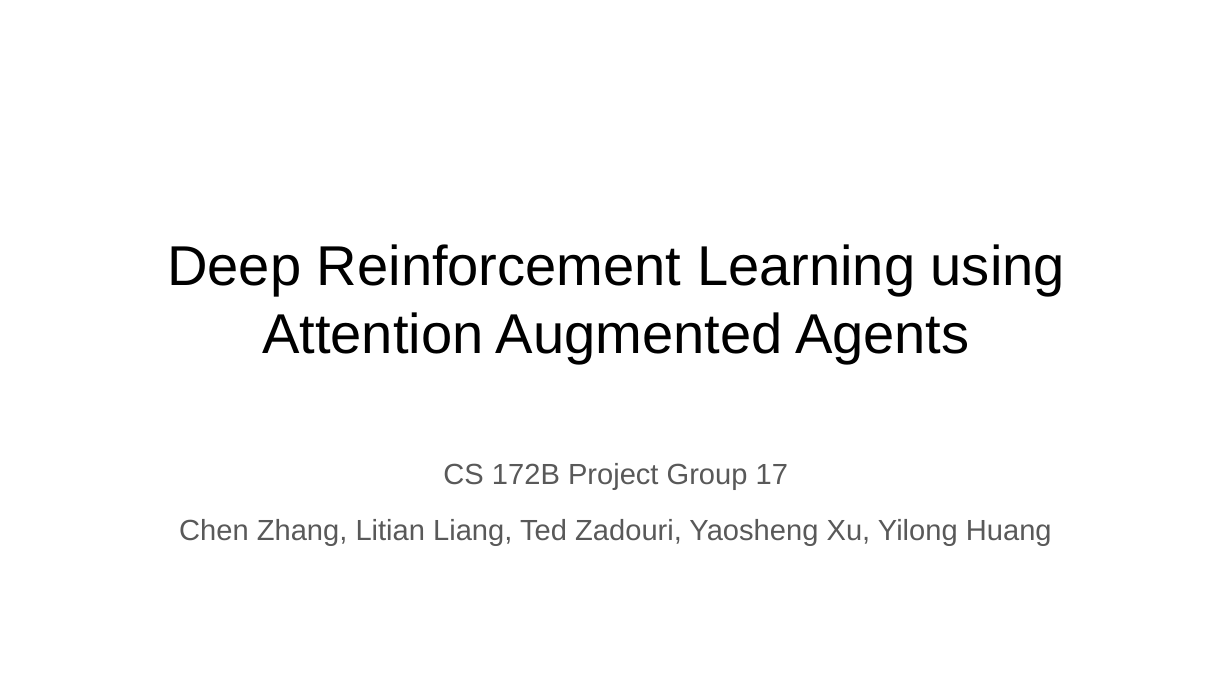
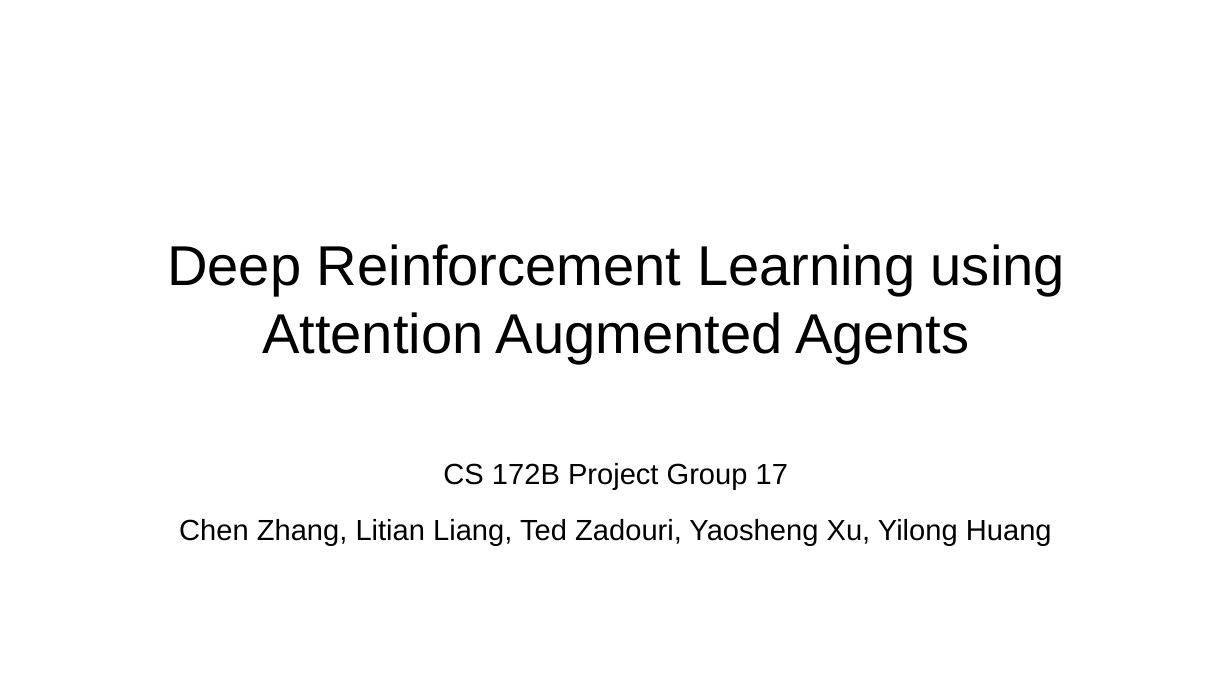
Before and after one commit to Stevenhunter167/Towards-Interpretable-Reinforcement-Learning-Using-Attention-Augmented-Agents-Replication, a slide deck: slide 1 of Presentation.pptx. Drawn at 1232x693 pixels with LibreOffice and Linux fonts; fonts in the diff are those of the drawing. Boxes give left, top, right and bottom in pixels: in the first picture for what was removed or moved away, otherwise in the second. Text is boxed around its words. In the diff, an @@ line names an element or a change of style, - is before the commit and + after.

```diff
--- a/Presentation.pptx
+++ b/Presentation.pptx
@@ subtitle "CS 172B Project Group 17" at [179, 463, 1052, 545]: text colour #595959 to #000000 @@
```
Also in this commit, not shown: 7 other slides changed, 1 slide added, 1 slide removed, 1 other file.
